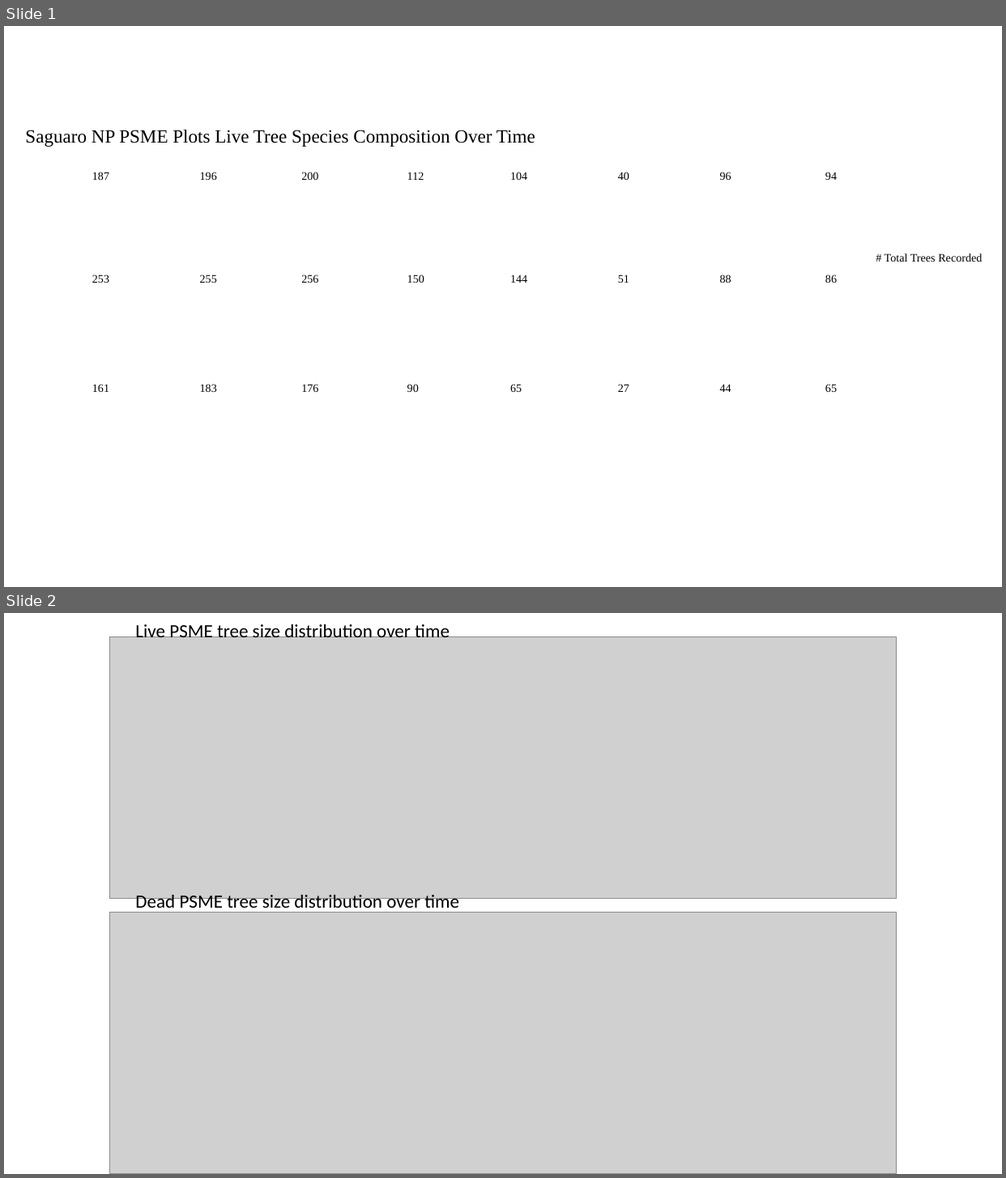
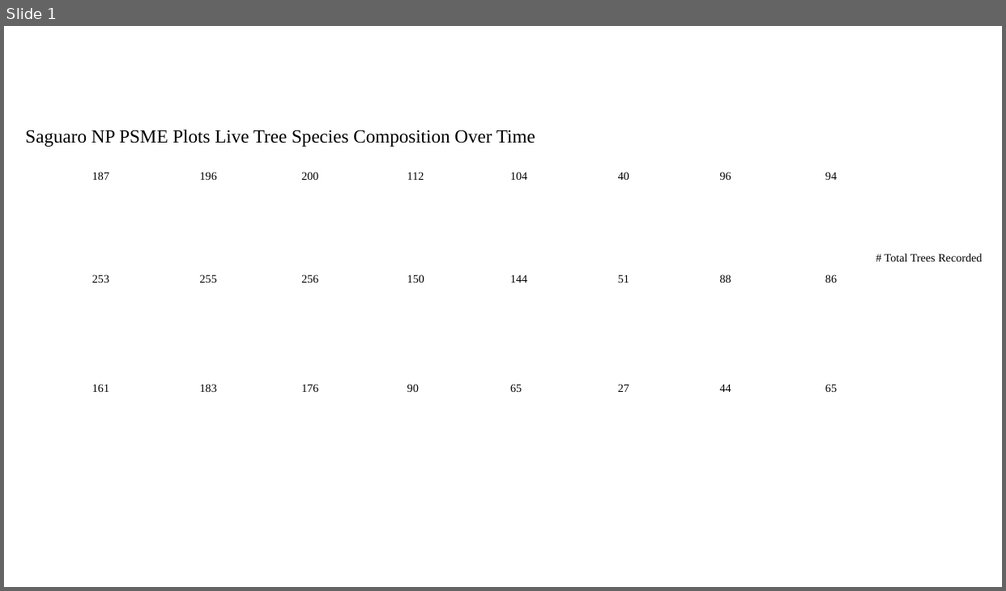
Before and after one commit to gldejong/FFIanalysis, a slide deck: Analysis/PSME_Plots/Presentation1.pptx. Shown one above the other, each under a label of ours: slides 1 and 2 before the commit, slide 1 after it. The pictures are 1006x1178 and 1006x591 pixels, drawn with LibreOffice and Linux fonts; fonts in the diff are those of the drawing; grey boxes stand for pictures; background and template pictures are left out. Boxes give left, top, right and bottom in pixels: in the first picture for what was removed or moved away, otherwise in the second. Text is boxed around its words. In the diff, an @@ line names an element or a change of style, - is before the commit and + after.

```diff
--- a/Analysis/PSME_Plots/Presentation1.pptx
+++ b/Analysis/PSME_Plots/Presentation1.pptx
@@ slide 2 removed at (4, 613, 1002, 1174), background #FFFFFF @@
@@ text removed at (135, 621, 450, 642) @@
-Live PSME tree size distribution over time
@@ picture removed at (110, 637, 897, 899) @@
@@ text removed at (135, 895, 459, 913) @@
-Dead PSME tree size distribution over time
@@ picture removed at (110, 913, 897, 1174) @@
```
Also in this commit, not shown: 1 slide added, 48 other files.
